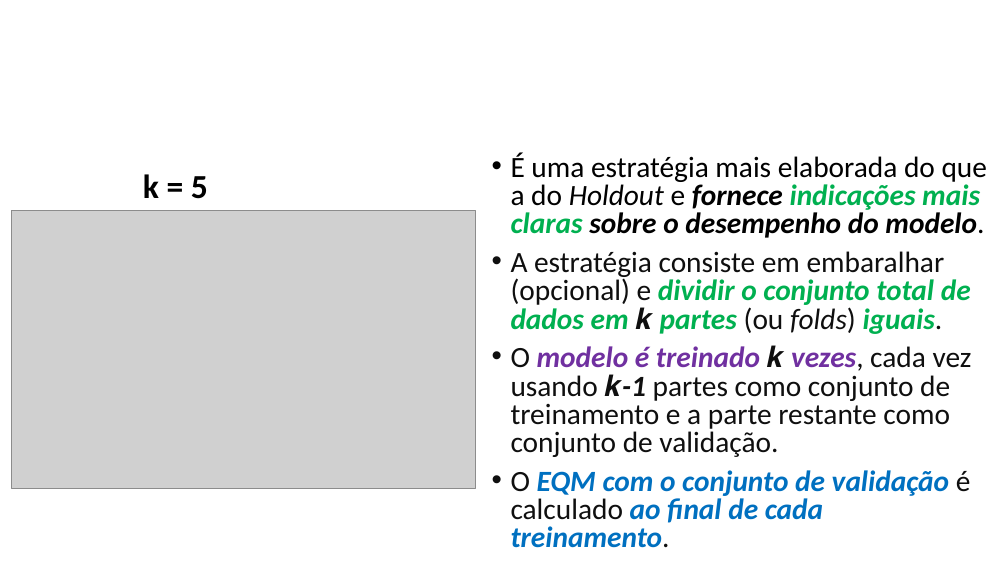
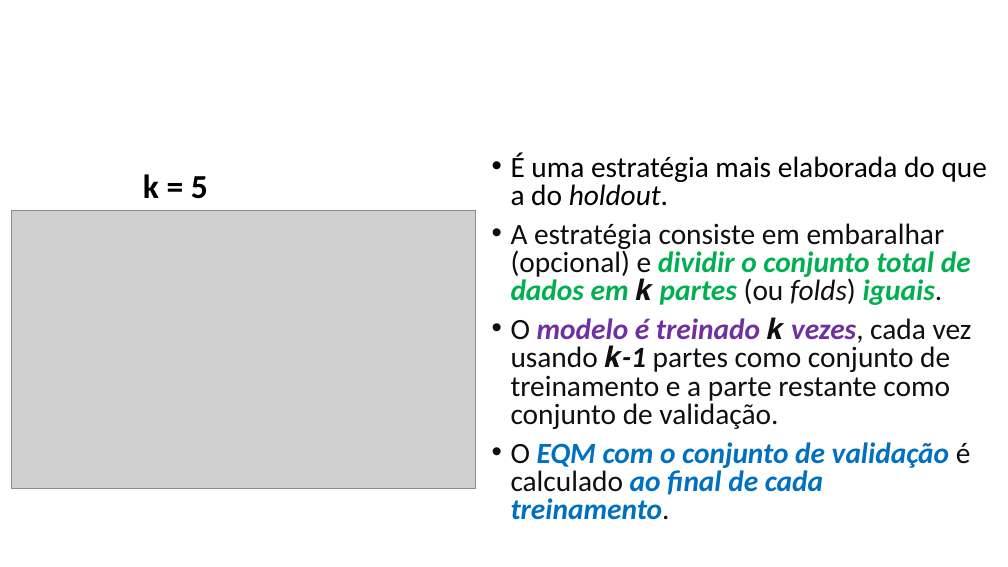
Before and after one commit to zz4fap/t319_aprendizado_de_maquina, a slide deck: slide 8 of slides/T319_Regressão_Linear (Parte V).pptx. Drawn at 1008x567 pixels with LibreOffice and Linux fonts; fonts in the diff are those of the drawing; grey boxes stand for pictures. Boxes give left, top, right and bottom in pixels: in the first picture for what was removed or moved away, otherwise in the second. Text is boxed around its words. In the diff, an @@ line names an element or a change of style, - is before the commit and + after.

```diff
--- a/slides/T319_Regressão_Linear (Parte V).pptx
+++ b/slides/T319_Regressão_Linear (Parte V).pptx
@@ text at (x1=511, y1=152, x2=987, y2=206): text changed; bold off; italic off @@
-• É uma estratégia mais elaborada do que a do Holdout e fornece indicações mais claras sobre o desempenho do modelo.
+• É uma estratégia mais elaborada do que a do holdout.
```
Also in this commit, not shown: 1 other slide changed, 4 slides added, 9 slides removed, 1 other file.
